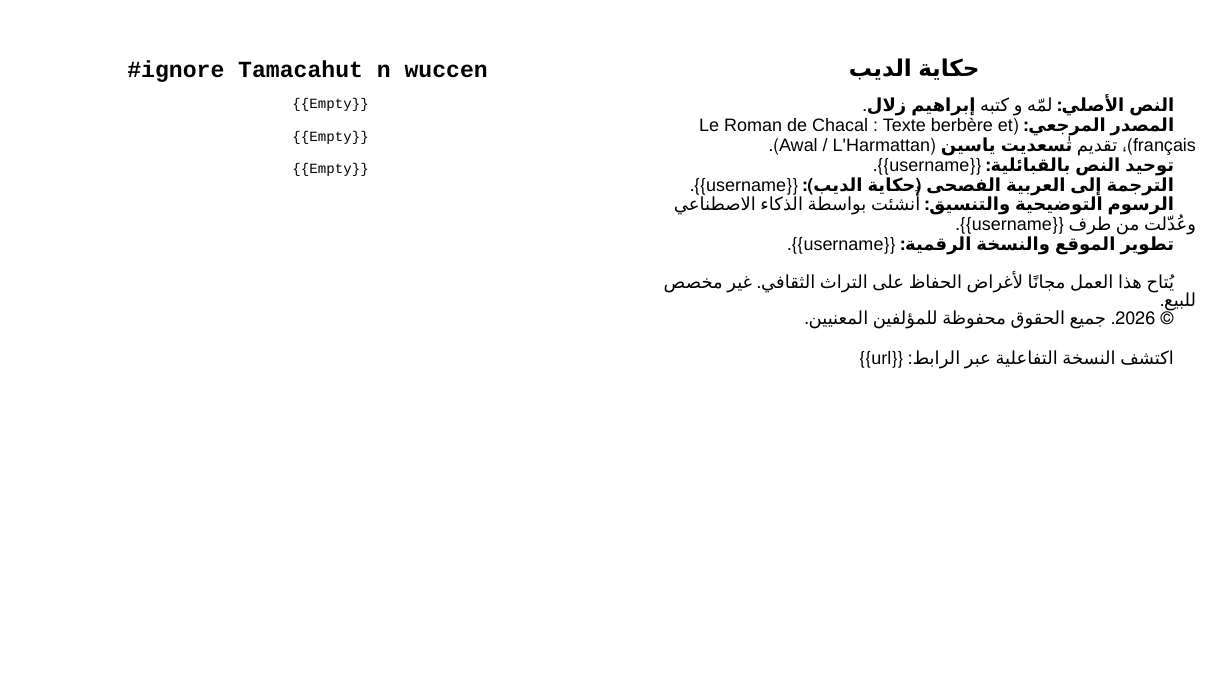
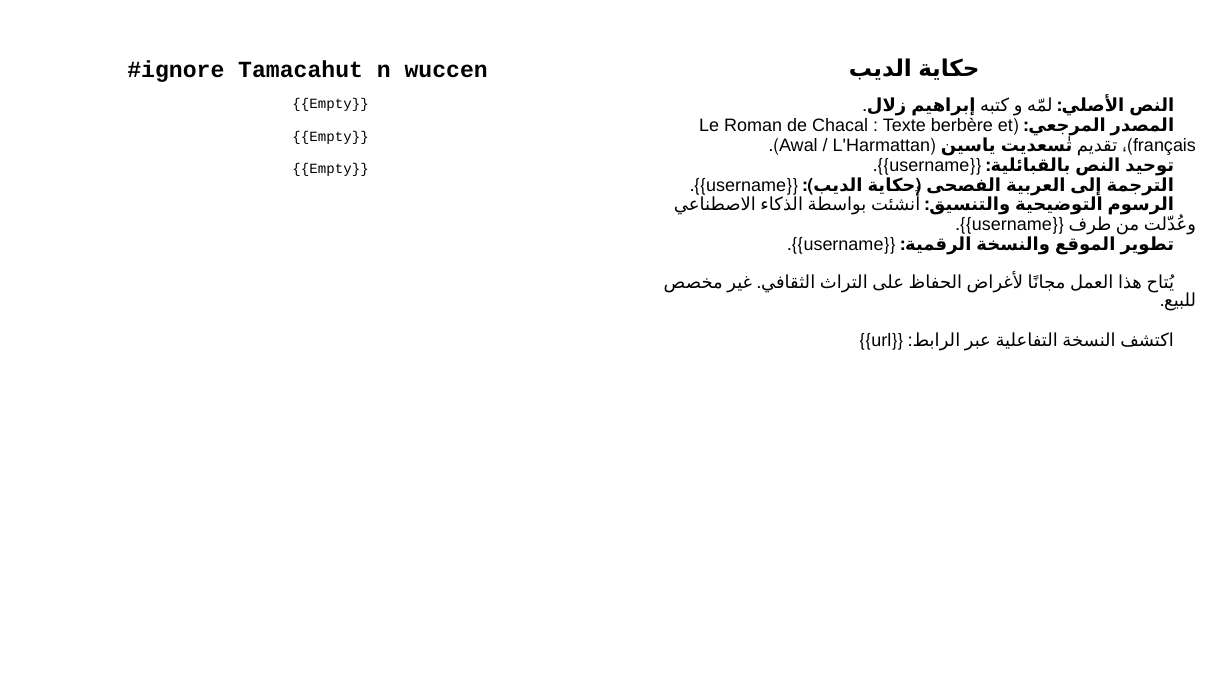
Before and after one commit to sferhah/tamacahut_n_wuccen, a slide deck: slide 2 of Uccen.ConsoleApp/Resources/pptx/uccen.arq.pptx. Drawn at 1232x693 pixels with LibreOffice and Linux fonts; fonts in the diff are those of the drawing. Boxes give left, top, right and bottom in pixels: in the first picture for what was removed or moved away, otherwise in the second. Text is boxed around its words. In the diff, an @@ line names an element or a change of style, - is before the commit and + after.

```diff
--- a/Uccen.ConsoleApp/Resources/pptx/uccen.arq.pptx
+++ b/Uccen.ConsoleApp/Resources/pptx/uccen.arq.pptx
@@ table at (30, 15, 1205, 668) @@
-row 3, column 3: النص الأصلي: لمّه و كتبه إبراهيم زلال. / المصدر المرجعي: (Le Roman de Chacal : Texte berbère et français)، تقديم تٰسعديت ياسين (Awal / L'Harmattan). / توحيد النص بالقبائلية: {{username}}. / الترجمة إلى العربية الفصحى (حكاية الديب): {{username}}. / الرسوم التوضيحية والتنسيق: أُنشئت بواسطة الذكاء الاصطناعي وعُدّلت من طرف {{username}}. / تطوير الموقع والنسخة الرقمية: {{username}}. / يُتاح هذا العمل مجانًا لأغراض الحفاظ على التراث الثقافي. غير مخصص للبيع. / © 2026. جميع الحقوق محفوظة للمؤلفين المعنيين. / اكتشف النسخة التفاعلية عبر الرابط: {{url}}
+row 3, column 3: النص الأصلي: لمّه و كتبه إبراهيم زلال. / المصدر المرجعي: (Le Roman de Chacal : Texte berbère et français)، تقديم تٰسعديت ياسين (Awal / L'Harmattan). / توحيد النص بالقبائلية: {{username}}. / الترجمة إلى العربية الفصحى (حكاية الديب): {{username}}. / الرسوم التوضيحية والتنسيق: أُنشئت بواسطة الذكاء الاصطناعي وعُدّلت من طرف {{username}}. / تطوير الموقع والنسخة الرقمية: {{username}}. / يُتاح هذا العمل مجانًا لأغراض الحفاظ على التراث الثقافي. غير مخصص للبيع. / اكتشف النسخة التفاعلية عبر الرابط: {{url}}
```
Also in this commit, not shown: 1 other slide changed, 7 other files.
